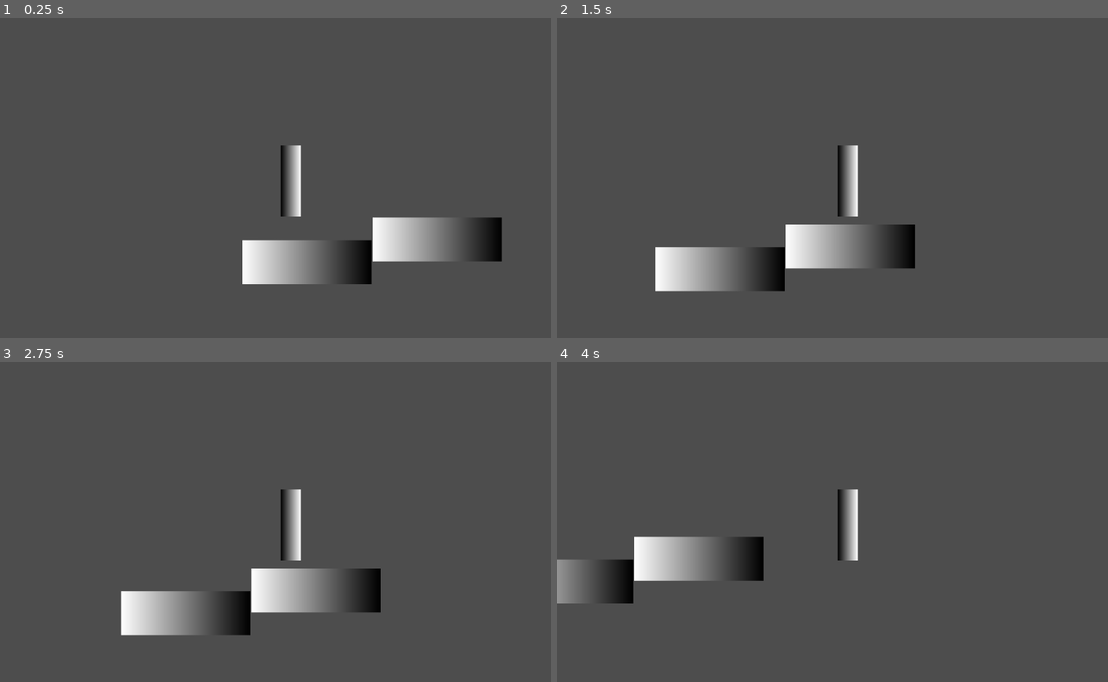
Above: before the commit, frames 1-4 (two rows, left to right).
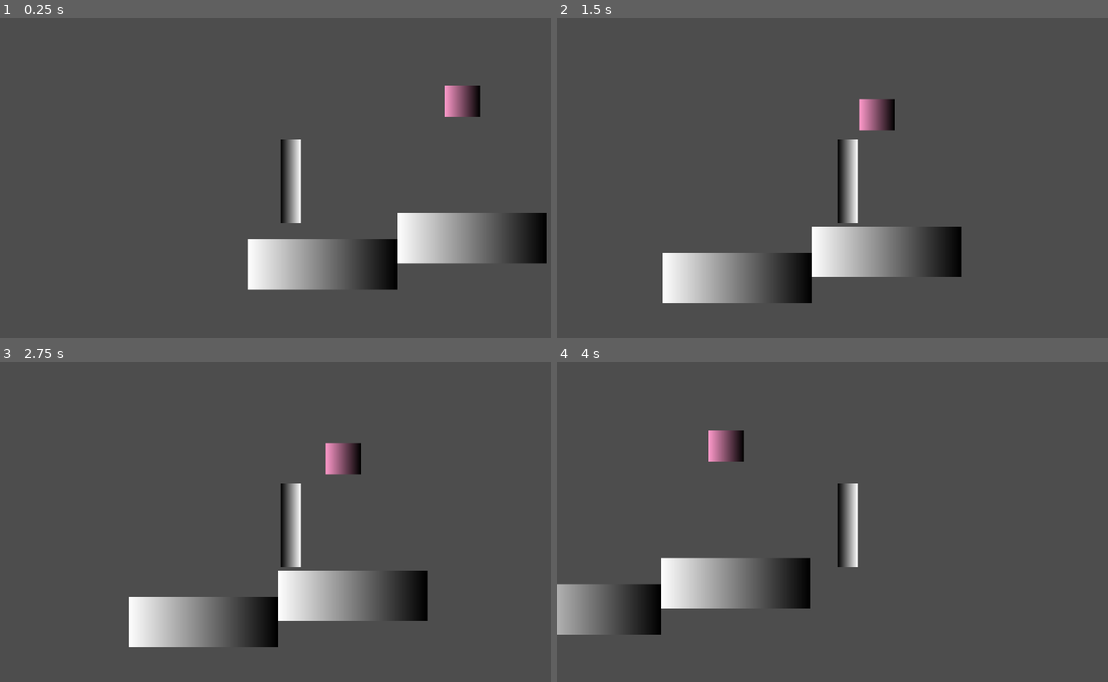
Above: after the commit, the same moments.

Repository: FlorenciaMorelli/DDV-clase3
Game: Godot game, scene res://levels/scenes/level_1.tscn
Same seed, same stepped clock (60 frames per second), same inputs: the game is played once before the commit and once after it.
Inputs:
- Up to frame 1 (0.25 s): no input
- Up to frame 2 (1.5 s): tap Enter (ui_accept) at 0.5, 0.77 s; hold Right (ui_right) from 0.53 s (still down)
- Up to frame 3 (2.75 s): tap Enter (ui_accept) at 1.52 s; release Right (ui_right) at 2.03 s; hold Left (ui_left) from 2.03 s (still down)
- Up to frame 4 (4 s): release Left (ui_left) at 2.78 s; hold Right (ui_right) from 2.78 s (still down); tap Enter (ui_accept) at 3.02, 3.77 s

The runs differ from the first frame. In frame 1, 7.9% of the frame differs, in the area x 43-100%, y 21-85%; in frame 2, 8.7%; in frame 3, 8.9%; in frame 4, 9.1%, in the area x 0-55%, y 21-86%.

Commit message:
Created obstacle

Diff:
--- a/levels/scenes/level_1.tscn
+++ b/levels/scenes/level_1.tscn
@@ -1,15 +1,19 @@
-[gd_scene load_steps=3 format=3 uid="uid://coesck68iea0w"]
+[gd_scene load_steps=4 format=3 uid="uid://coesck68iea0w"]
 
 [ext_resource type="PackedScene" uid="uid://cxxj0lt5o2uri" path="res://plataform/scenes/platform.tscn" id="1_5lh1a"]
 [ext_resource type="PackedScene" uid="uid://cbncg1wvug2ou" path="res://player/scenes/player.tscn" id="2_sfnt5"]
+[ext_resource type="PackedScene" uid="uid://bod2544eeb5rv" path="res://obstacle/scenes/obstacle.tscn" id="3_6qbx0"]
 
 [node name="Level1" type="Node2D"]
 
 [node name="Platform" parent="." instance=ExtResource("1_5lh1a")]
-position = Vector2(131, 284)
+position = Vector2(63, 285)
 
 [node name="Platform2" parent="." instance=ExtResource("1_5lh1a")]
-position = Vector2(389, 239)
+position = Vector2(359, 233)
 
 [node name="CharacterBody2D" parent="." instance=ExtResource("2_sfnt5")]
-position = Vector2(99, 95)
+position = Vector2(0, 91)
+
+[node name="Obstacle" parent="." instance=ExtResource("3_6qbx0")]
+position = Vector2(340, -40)
--- /dev/null
+++ b/obstacle/scenes/obstacle.tscn
@@ -0,0 +1,35 @@
+[gd_scene load_steps=6 format=3 uid="uid://bod2544eeb5rv"]
+
+[ext_resource type="Script" path="res://obstacle/scripts/obstacle.gd" id="1_dch44"]
+
+[sub_resource type="RectangleShape2D" id="RectangleShape2D_ej886"]
+size = Vector2(70, 62.5)
+
+[sub_resource type="Gradient" id="Gradient_mk8iv"]
+colors = PackedColorArray(1, 1, 1, 1, 0, 0, 0, 1)
+
+[sub_resource type="GradientTexture1D" id="GradientTexture1D_u2vwv"]
+gradient = SubResource("Gradient_mk8iv")
+
+[sub_resource type="RectangleShape2D" id="RectangleShape2D_287uu"]
+size = Vector2(70, 1)
+
+[node name="Obstacle" type="Node2D"]
+script = ExtResource("1_dch44")
+
+[node name="RigidBody2D" type="RigidBody2D" parent="."]
+
+[node name="CollisionShape2D" type="CollisionShape2D" parent="RigidBody2D"]
+position = Vector2(0, 0.25)
+shape = SubResource("RectangleShape2D_ej886")
+
+[node name="Sprite2D" type="Sprite2D" parent="RigidBody2D"]
+self_modulate = Color(0.995231, 0.602598, 0.79456, 1)
+scale = Vector2(0.273438, 62)
+texture = SubResource("GradientTexture1D_u2vwv")
+
+[node name="StaticBody2D" type="StaticBody2D" parent="."]
+
+[node name="CollisionShape2D" type="CollisionShape2D" parent="StaticBody2D"]
+position = Vector2(0, 32.5)
+shape = SubResource("RectangleShape2D_287uu")
--- /dev/null
+++ b/obstacle/scripts/obstacle.gd
@@ -0,0 +1,11 @@
+extends Node2D
+
+
+# Called when the node enters the scene tree for the first time.
+func _ready() -> void:
+	pass # Replace with function body.
+
+
+# Called every frame. 'delta' is the elapsed time since the previous frame.
+func _process(delta: float) -> void:
+	pass
--- a/plataform/scenes/platform.tscn
+++ b/plataform/scenes/platform.tscn
@@ -1,7 +1,7 @@
 [gd_scene load_steps=4 format=3 uid="uid://cxxj0lt5o2uri"]
 
 [sub_resource type="RectangleShape2D" id="RectangleShape2D_snew1"]
-size = Vector2(256, 85)
+size = Vector2(295, 100)
 
 [sub_resource type="Gradient" id="Gradient_srpps"]
 colors = PackedColorArray(1, 1, 1, 1, 0, 0, 0, 1)
@@ -17,5 +17,5 @@
 shape = SubResource("RectangleShape2D_snew1")
 
 [node name="Sprite2D" type="Sprite2D" parent="StaticBody2D"]
-scale = Vector2(1, 86.5)
+scale = Vector2(1.156, 100)
 texture = SubResource("GradientTexture1D_unas8")
--- a/player/scenes/player.tscn
+++ b/player/scenes/player.tscn
@@ -3,22 +3,22 @@
 [ext_resource type="Script" path="res://player/scripts/player.gd" id="1_x4wvy"]
 
 [sub_resource type="CapsuleShape2D" id="CapsuleShape2D_ex5ot"]
-radius = 25.0
-height = 174.0
+radius = 28.0
+height = 180.0
 
 [sub_resource type="Gradient" id="Gradient_21m5k"]
 
 [sub_resource type="GradientTexture1D" id="GradientTexture1D_hu5wk"]
 gradient = SubResource("Gradient_21m5k")
 
-[node name="CharacterBody2D" type="CharacterBody2D"]
+[node name="Player" type="CharacterBody2D"]
 script = ExtResource("1_x4wvy")
 
 [node name="CollisionShape2D" type="CollisionShape2D" parent="."]
 shape = SubResource("CapsuleShape2D_ex5ot")
 
 [node name="Sprite2D" type="Sprite2D" parent="."]
-scale = Vector2(0.154297, 141)
+scale = Vector2(0.154297, 165.5)
 texture = SubResource("GradientTexture1D_hu5wk")
 
 [node name="Camera2D" type="Camera2D" parent="."]
--- a/player/scripts/player.gd
+++ b/player/scripts/player.gd
@@ -4,7 +4,7 @@
 const SPEED = 300.0
 const JUMP_VELOCITY = -400.0
 
-
+#	Controles de física
 func _physics_process(delta: float) -> void:
 	# Add the gravity.
 	if not is_on_floor():
@@ -22,4 +22,5 @@
 	else:
 		velocity.x = move_toward(velocity.x, 0, SPEED)
 
+#	El objeto se va moviendo
 	move_and_slide()
